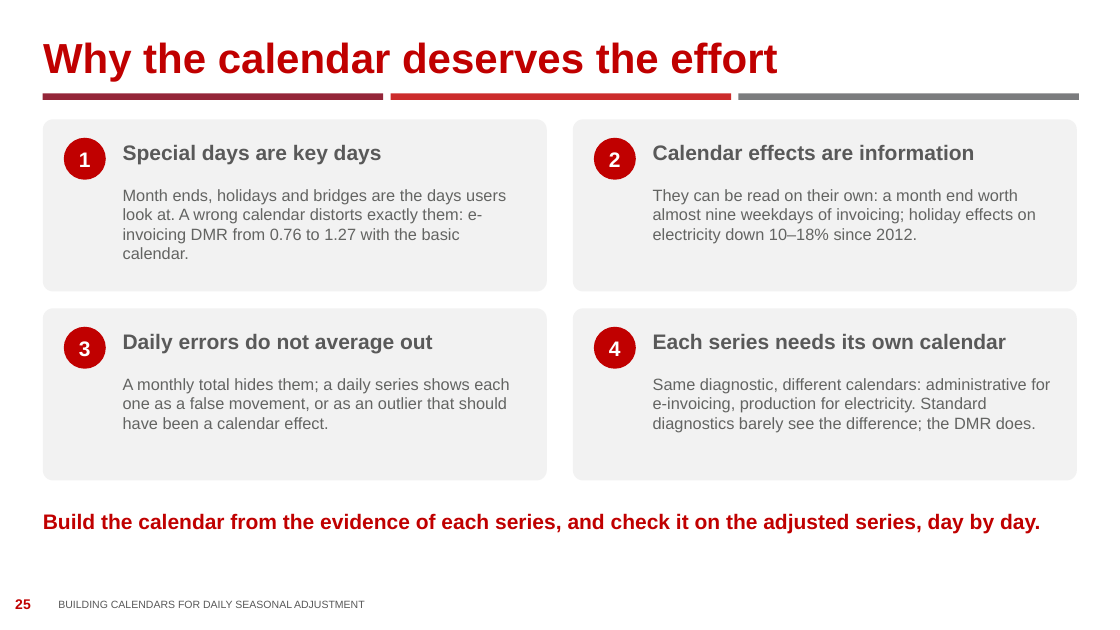
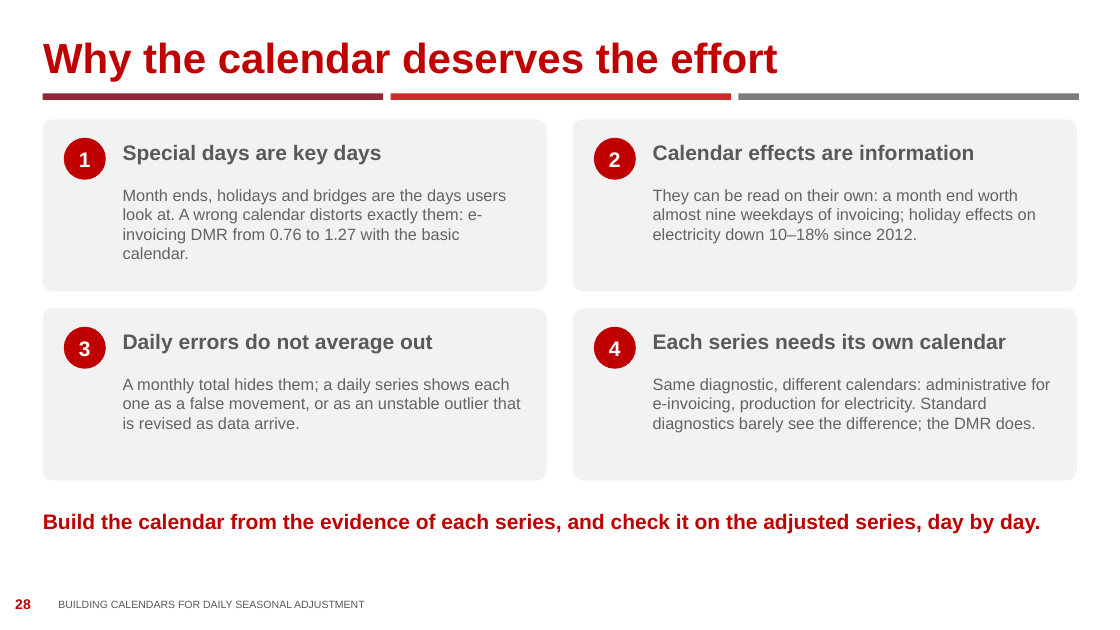
Before and after one commit to AlessandroPiovani/NTTS_high_freq_daily, a slide deck: slide 28 of DMR_calendar_slides.pptx (slide 25 before the commit). Drawn at 1120x630 pixels with LibreOffice and Linux fonts; fonts in the diff are those of the drawing; background and template pictures are left out. Boxes give left, top, right and bottom in pixels: in the first picture for what was removed or moved away, otherwise in the second. Text is boxed around its words. In the diff, an @@ line names an element or a change of style, - is before the commit and + after.

```diff
--- a/DMR_calendar_slides.pptx
+++ b/DMR_calendar_slides.pptx
@@ text at box(123, 378, 520, 429): text changed @@
-A monthly total hides them; a daily series shows each one as a false movement, or as an outlier that should have been a calendar effect.
+A monthly total hides them; a daily series shows each one as a false movement, or as an unstable outlier that is revised as data arrive.
@@ page number at box(15, 599, 31, 609): text changed @@
-25
+28
```
Also in this commit, not shown: 3 slides added, 33 other files.
